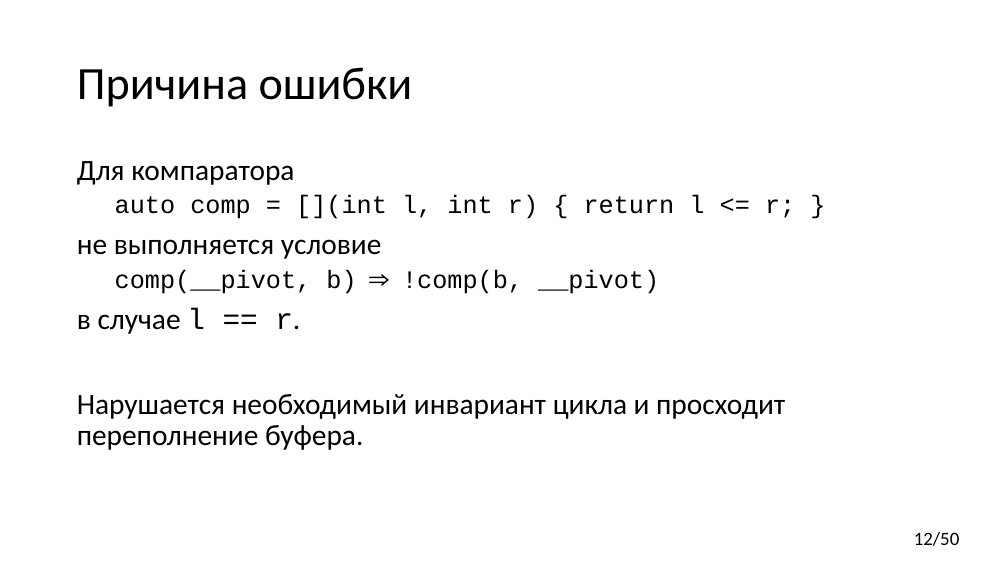
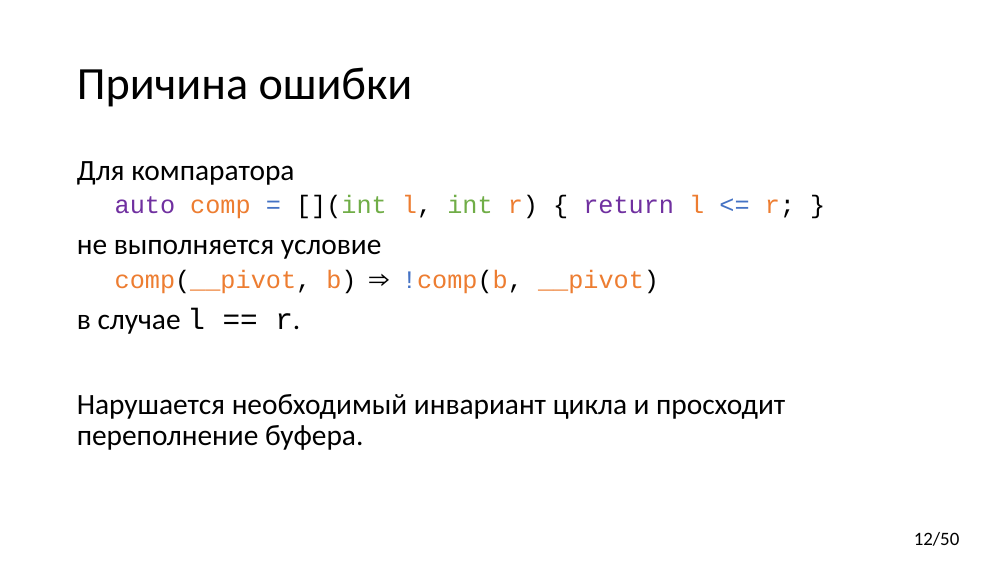
Before and after one commit to yugr/CppRussia, a slide deck: slide 12 of 2023/RU.pptx. Drawn at 1008x567 pixels with LibreOffice and Linux fonts; fonts in the diff are those of the drawing. Boxes give left, top, right and bottom in pixels: in the first picture for what was removed or moved away, otherwise in the second. Text is boxed around its words. In the diff, an @@ line names an element or a change of style, - is before the commit and + after.

Commit message:
Format code examples.

```diff
--- a/2023/RU.pptx
+++ b/2023/RU.pptx
@@ text at bbox=[115, 195, 795, 294]: text colour #000000 to #7030A0 in "auto return"; text colour #000000 to #ED7D31 in "comp l, r) l r;", "comp(__pivot, b) !comp(b, __pivot)"; text colour #000000 to #4472C4 in "= <=", "!comp(b,"; text colour #000000 to #70AD47 in "[](int int" @@
```
Also in this commit, not shown: 22 other slides changed.
